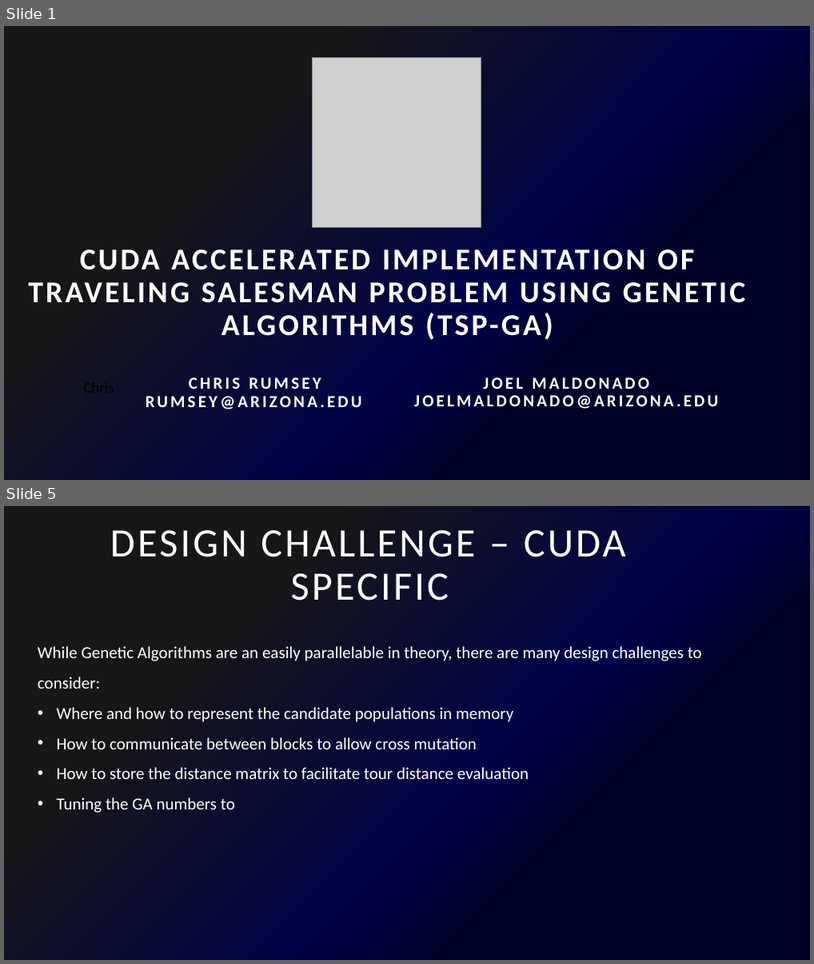
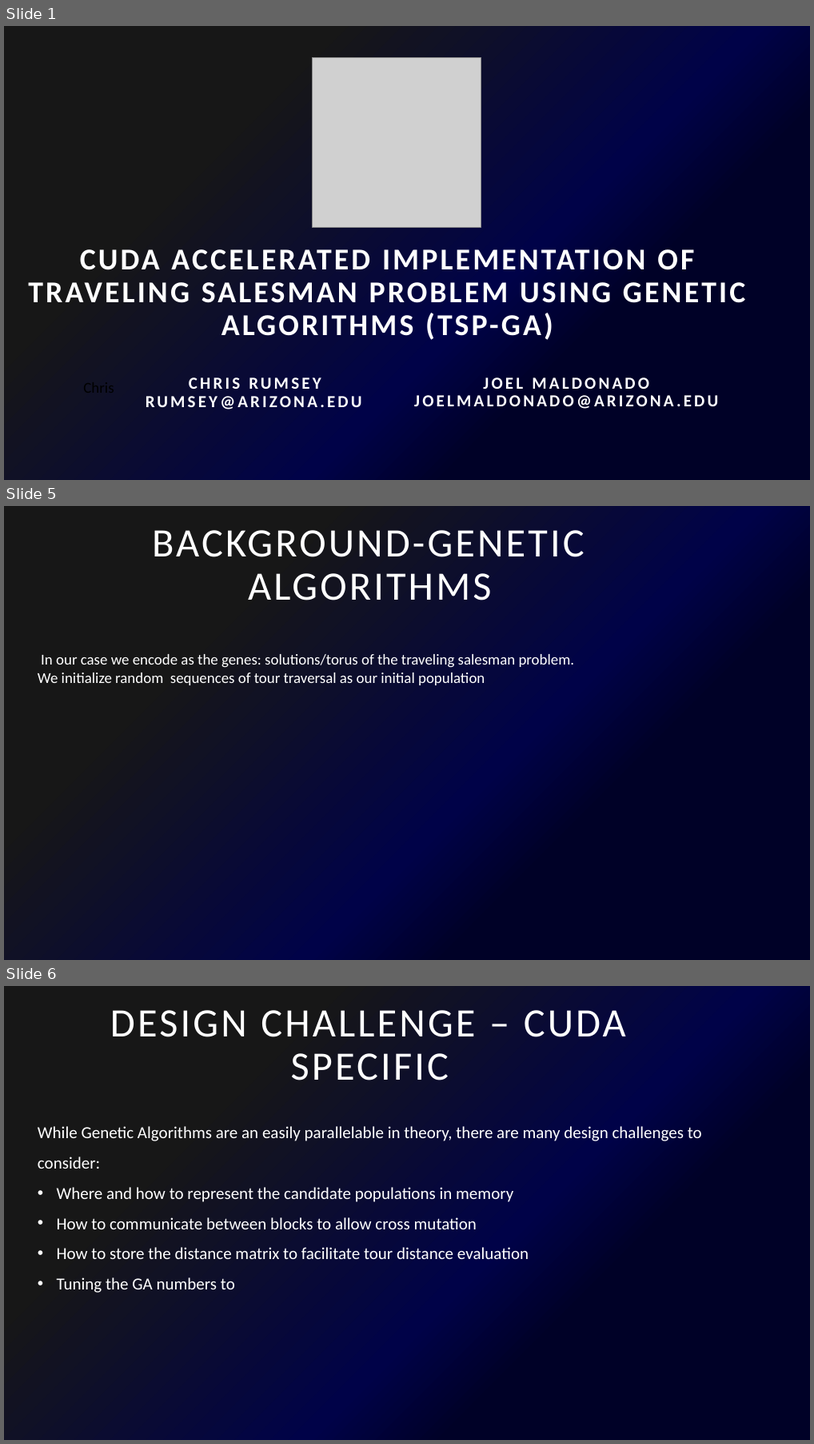
Before and after one commit to CuteLoop/Traveling-salesman-GPU, a slide deck: Cuda Accelerated implementation of Traveling Salesman Problem using.pptx. Shown one above the other, each under a label of ours: slides 1 and 5 before the commit, slides 1, 5 and 6 after it; the slides between them are not shown. The pictures are 814x964 and 814x1444 pixels, drawn with LibreOffice and Linux fonts; fonts in the diff are those of the drawing; grey boxes stand for pictures. Boxes give left, top, right and bottom in pixels: in the first picture for what was removed or moved away, otherwise in the second. Text is boxed around its words. In the diff, an @@ line names an element or a change of style, - is before the commit and + after.

```diff
--- a/Cuda Accelerated implementation of Traveling Salesman Problem using.pptx
+++ b/Cuda Accelerated implementation of Traveling Salesman Problem using.pptx
@@ slide 5 added at (4, 506, 810, 960), background gradient #000127 to #000248 to #171717 @@
@@ title added at (152, 530, 585, 600), 48 pt, text #FFFFFF @@
+BACKGROUND-GENETIC ALGORITHMS
@@ text added at (38, 654, 575, 685), 18 pt, text #FFFFFF @@
+In our case we encode as the genes: solutions/torus of the traveling salesman problem.
+We initialize random sequences of tour traversal as our initial population
@@ what was slide 5 is now slide 6 @@
```
Also in this commit, not shown: 4 slides changed, 3 other slides added, 7 other files.
